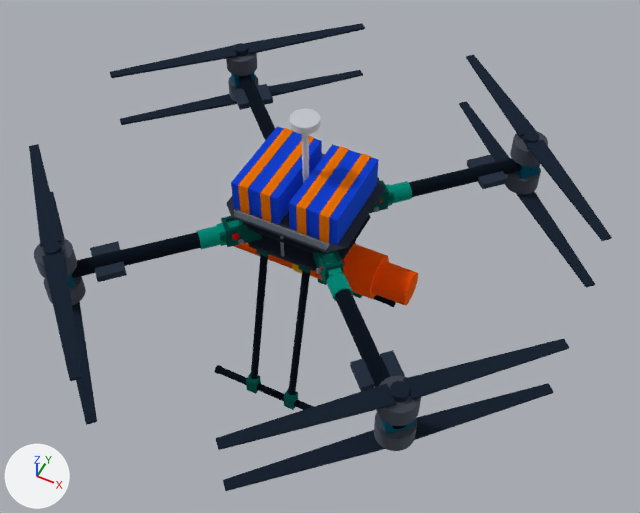
Before and after pictures for a commit that changed the glTF model media/model.glb.
One viewpoint serves both versions: a 50 mm camera at (0.741, -1.405, 2.144) aimed at (0.043, -0.008, 0.398). Arrows for +X, +Y and +Z are at lower left; the lights stay in place. The picture after the commit comes second. Where no turn or scale is listed for an object, it has been applied to the vertices. Vertices at exactly the same position are counted once.

Before the edit, the objects in view are built like this:
```python
ob_battery_deck = bpy.data.objects.new('Battery deck', me_battery_deck)
ob_battery_deck.location = (0.0, 0.0, 0.0)
ob_coldcell_packs__2 = bpy.data.objects.new('ColdCell packs (2)', me_coldcell_packs__2)
ob_coldcell_packs__2.location = (0.0, 0.0, 0.0)
ob_motor_controllers__8 = bpy.data.objects.new('Motor controllers (8)', me_motor_controllers__8)
ob_motor_controllers__8.location = (0.0, 0.0, 0.0)
ob_pack_guides__2 = bpy.data.objects.new('Pack guides (2)', me_pack_guides__2)
ob_pack_guides__2.location = (0.0, 0.0, 0.0)
ob_pack_straps__4 = bpy.data.objects.new('Pack straps (4)', me_pack_straps__4)
ob_pack_straps__4.location = (0.0, 0.0, 0.0)
# also in view: 'GNSS mast' at (0.0, 0.0, 0.718); 'Folding propellers (8)' at (0.0, 0.0, 0.529); 'Arm root fittings (4)' at (0.0, 0.0, 0.529); 'Bottom hub plate' at (0.0, 0.0, 0.502); 'Rescue float and line bag' at (0.045, 0.0, 0.393)
```
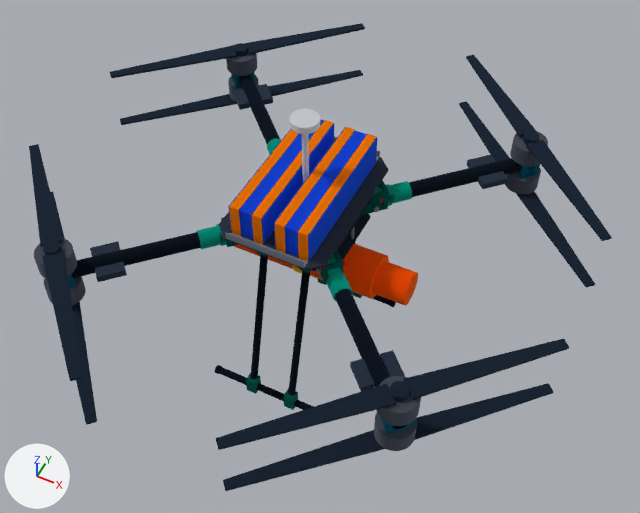
What differs and where, as boxes [x1, y1, x2, y2] in the pictures (640 x 513 px; the box of a moved part takes in the faces that stretch with it):
'ColdCell packs (2)', reshaped (19% taller)
    before: [231, 126, 379, 245]
    after: [228, 119, 377, 261]
'Pack straps (4)', reshaped (11% wider, 22% taller)
    before: [238, 128, 371, 244]
    after: [229, 120, 377, 262]
'Battery deck', reshaped
    before: [227, 176, 385, 253]
    after: [219, 157, 389, 270]
'Pack guides (2)', reshaped
    before: [234, 153, 330, 250]
    after: [225, 137, 380, 268]
part 2 of me_pack_guides__2, moved or reshaped
    before: [314, 239, 330, 250]
    after: [290, 256, 308, 268]
part 3 of me_pack_guides__2, moved or reshaped
    before: [234, 210, 326, 250]
    after: [225, 232, 305, 268]
part 4 of me_coldcell_packs__2, added (blue)
    after: [228, 119, 334, 244]
part 5 of me_coldcell_packs__2, added (blue)
    after: [274, 127, 377, 261]
part 6 of me_coldcell_packs__2, deleted (blue)
    before: [231, 126, 322, 224]
part 7 of me_coldcell_packs__2, deleted (blue)
    before: [289, 144, 379, 245]
part 8 of me_pack_straps__4, moved or reshaped
    before: [238, 128, 293, 215]
    after: [229, 129, 299, 236]
part 9 of me_pack_straps__4, moved or reshaped
    before: [260, 136, 314, 222]
    after: [252, 120, 333, 245]
part 10 of me_pack_straps__4, moved or reshaped
    before: [296, 146, 349, 236]
    after: [275, 127, 355, 253]
part 11 of me_pack_straps__4, moved or reshaped
    before: [319, 153, 371, 244]
    after: [298, 134, 377, 262]

The change, as a diff of the scene's bpy script:
```diff
--- a/media/model.glb.py
+++ b/media/model.glb.py
@@ me_battery_deck @@
 # used by ob_battery_deck; location = (0.0, 0.0, 0.0)
-me_battery_deck.from_pydata(...)  # 752 vertices, 1568 faces; spans x -0.165..0.165, y -0.145..0.145, z 0.591..0.594
+me_battery_deck.from_pydata(...)  # 872 vertices, 1816 faces; spans x -0.145..0.145, y -0.215..0.215, z 0.591..0.594
+# me_battery_deck part 1: 7 vertices moved within x -0.002..0.002, y -0.131..0.131, z 0.591..0.594; 448 vertices removed from x -0.165..0.165, y -0.145..0.145, z 0.591..0.594; 568 vertices added at x -0.145..0.145, y -0.215..0.215, z 0.591..0.594
 me_battery_deck.materials.append(mat_mat_10)
@@ me_pack_guides__2 @@
 # used by ob_pack_guides__2; location = (0.0, 0.0, 0.0)
-me_pack_guides__2.from_pydata(...)  # 456 vertices, 928 faces; spans x -0.125..0.125, y -0.141..0.141, z 0.594..0.614
+me_pack_guides__2.from_pydata(...)  # 456 vertices, 928 faces; spans x -0.105..0.105, y -0.214..0.214, z 0.594..0.614
+# me_pack_guides__2 part 2: all 6 vertices in x 0.125, y -0.141..-0.121, z 0.594..0.614 are moved by (-0.02, -0.073, 0.0)
+# me_pack_guides__2 part 3: all 6 vertices in x -0.125, y -0.141..-0.121, z 0.594..0.614 are moved by (0.02, -0.073, 0.0)
+# other edits to the shape of me_pack_guides__2 do not show in these pictures
 me_pack_guides__2.materials.append(mat_mat_7)
@@ me_coldcell_packs__2 @@
 # used by ob_coldcell_packs__2; location = (0.0, 0.0, 0.0)
-me_coldcell_packs__2.from_pydata(...)  # 16 vertices, 24 faces; spans x -0.141..0.141, y -0.116..0.116, z 0.594..0.679
+me_coldcell_packs__2.from_pydata(...)  # 16 vertices, 24 faces; spans x -0.105..0.105, y -0.189..0.189, z 0.594..0.68
+# me_coldcell_packs__2 part 4: a new loose piece, a box spanning x -0.105..-0.015, y -0.189..0.189, z 0.594..0.68, in mat_mat_11 (blue #2563eb)
+# me_coldcell_packs__2 part 5: a new loose piece, a box spanning x 0.015..0.105, y -0.189..0.189, z 0.594..0.68, in mat_mat_11 (blue #2563eb)
+# me_coldcell_packs__2 part 6: the loose piece of 8 vertices spanning x -0.141..-0.015, y -0.116..0.116, z 0.594..0.679 is deleted
+# me_coldcell_packs__2 part 7: the loose piece of 8 vertices spanning x 0.015..0.141, y -0.116..0.116, z 0.594..0.679 is deleted
 me_coldcell_packs__2.materials.append(mat_mat_11)
@@ me_pack_straps__4 @@
 # used by ob_pack_straps__4; location = (0.0, 0.0, 0.0)
-me_pack_straps__4.from_pydata(...)  # 64 vertices, 128 faces; spans x -0.12..0.12, y -0.117..0.118, z 0.59..0.681
+me_pack_straps__4.from_pydata(...)  # 64 vertices, 128 faces; spans x -0.103..0.103, y -0.19..0.191, z 0.59..0.681
+# me_pack_straps__4 part 8: the loose piece of 16 vertices spanning x -0.12..-0.095, y -0.117..0.118, z 0.59..0.681 is scaled about its middle by (1, 1.63, 1.01), then moved by (0.018, 0.0, 0.0)
+# me_pack_straps__4 part 9: the loose piece of 16 vertices spanning x -0.06..-0.036, y -0.117..0.118, z 0.59..0.681 is scaled about its middle by (1, 1.63, 1.01), then moved by (0.018, 0.0, 0.0)
+# me_pack_straps__4 part 10: the loose piece of 16 vertices spanning x 0.036..0.06, y -0.117..0.118, z 0.59..0.681 is scaled about its middle by (1, 1.63, 1.01), then moved by (-0.018, 0.0, 0.0)
+# me_pack_straps__4 part 11: the loose piece of 16 vertices spanning x 0.095..0.12, y -0.117..0.118, z 0.59..0.681 is scaled about its middle by (1, 1.63, 1.01), then moved by (-0.018, 0.0, 0.0)
 me_pack_straps__4.materials.append(mat_mat_12)
```
